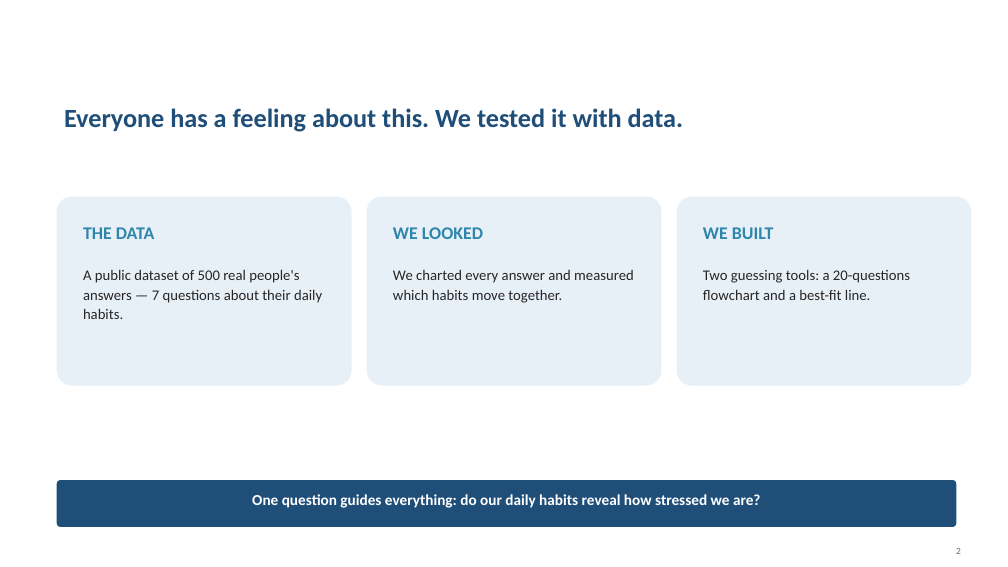
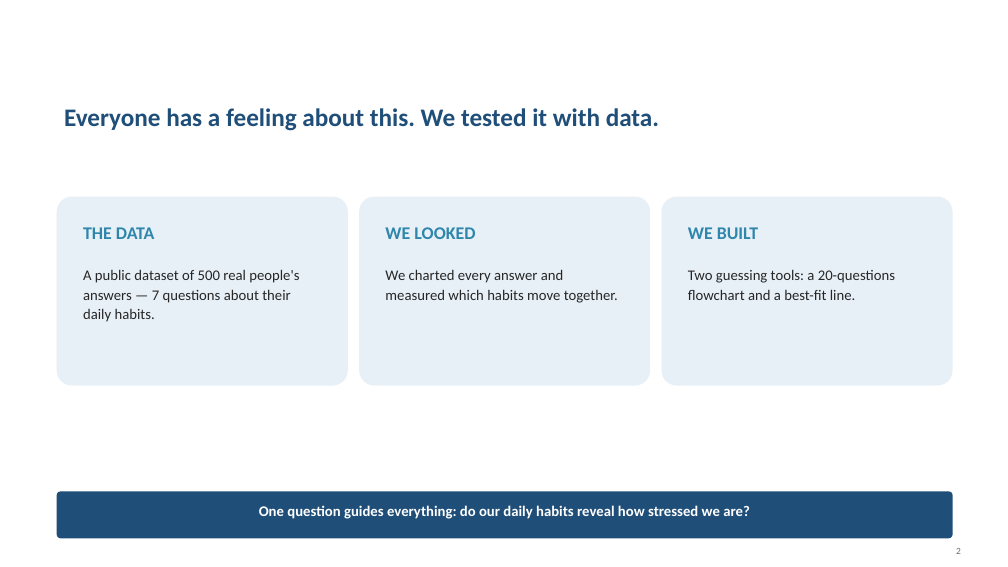
Before and after one commit to jaismine19/social-media-stress-analysis, a slide deck: slide 2 of presentation/Social_Media_Stress_Presentation.pptx. Drawn at 1008x567 pixels with LibreOffice and Linux fonts; fonts in the diff are those of the drawing. Boxes give left, top, right and bottom in pixels: in the first picture for what was removed or moved away, otherwise in the second. Text is boxed around its words. In the diff, an @@ line names an element or a change of style, - is before the commit and + after.

Commit message:
Enforce strict layout grid: identical margins, panel sizes, chip positions and takeaway bars on every slide

```diff
--- a/presentation/Social_Media_Stress_Presentation.pptx
+++ b/presentation/Social_Media_Stress_Presentation.pptx
@@ text "Everyone has a feeling about ..." at [64,108,659,131]: size 25 to 24 pt @@
@@ rounded rectangle: place and size @@
-rounded rectangle at [57,197,352,386]
+rounded rectangle at [57,197,348,386]
@@ rounded rectangle: place and size @@
-rounded rectangle at [367,197,662,386]
+rounded rectangle at [359,197,650,386]
@@ rounded rectangle: place and size @@
-rounded rectangle at [677,197,972,386]
+rounded rectangle at [662,197,953,386]
@@ text "WE LOOKED": place and size @@
-text "WE LOOKED" at [393,227,483,239]
+text "WE LOOKED" at [385,227,475,239]
@@ text "WE BUILT": place and size @@
-text "WE BUILT" at [703,227,774,239]
+text "WE BUILT" at [688,227,759,239]
@@ text "A public dataset of 500 ..." rewrapped from [83,269,322,319] to [83,269,299,322] @@
@@ text "We charted every answer and ..." rewrapped from [393,269,634,303] to [385,269,618,303] @@
@@ text "Two guessing tools: a 20-questions ...": place and size @@
-text "Two guessing tools: a 20-questions ..." at [703,269,910,300]
+text "Two guessing tools: a 20-questions ..." at [688,269,895,300]
@@ rounded rectangle: place and size @@
-rounded rectangle at [57,480,957,527]
+rounded rectangle at [57,492,953,538]
@@ text "One question guides everything: do ...": place and size @@
-text "One question guides everything: do ..." at [252,494,760,508]
+text "One question guides everything: do ..." at [259,505,750,519]
@@ text "One question guides everything: do ..." at [259,505,750,519]: size 14.5 to 14 pt @@
```
Also in this commit, not shown: 18 other slides changed.
